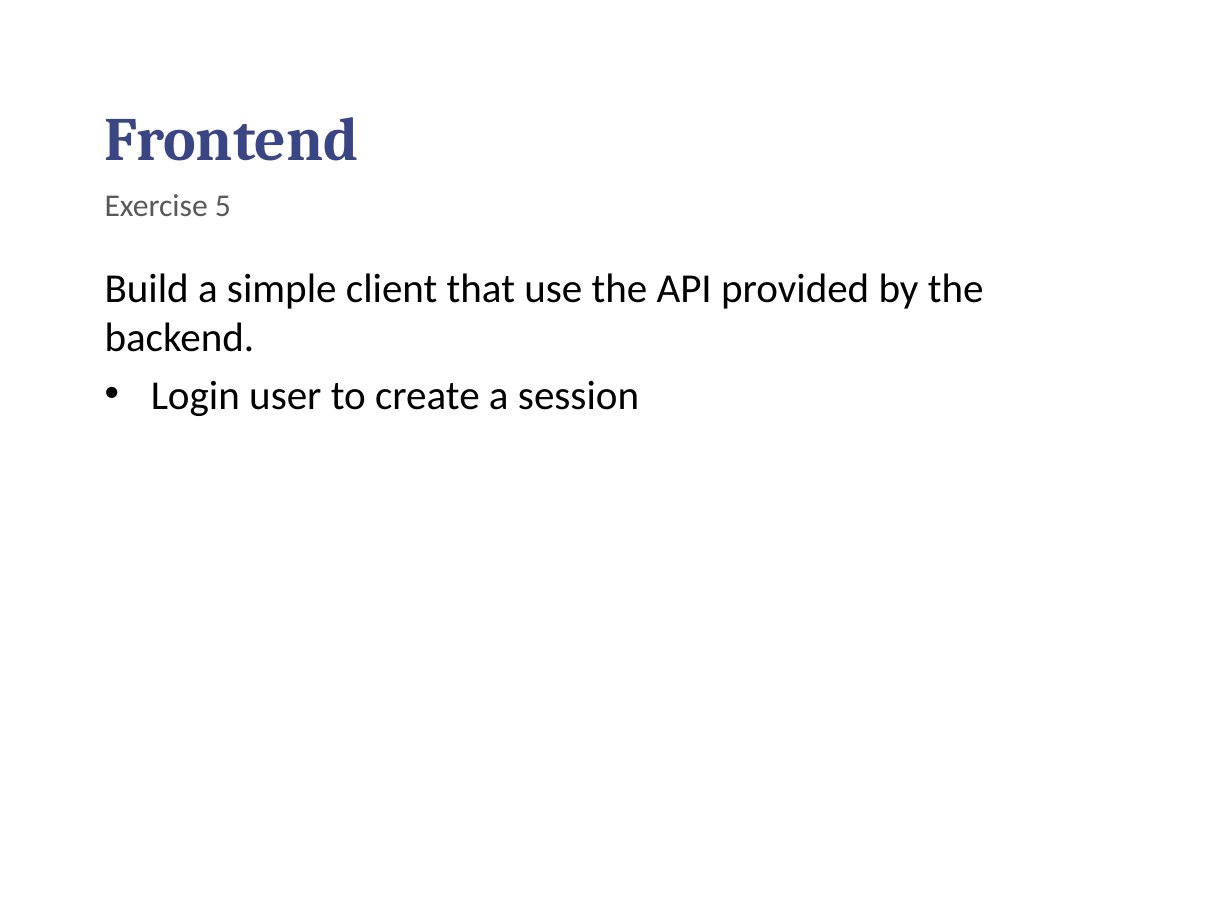
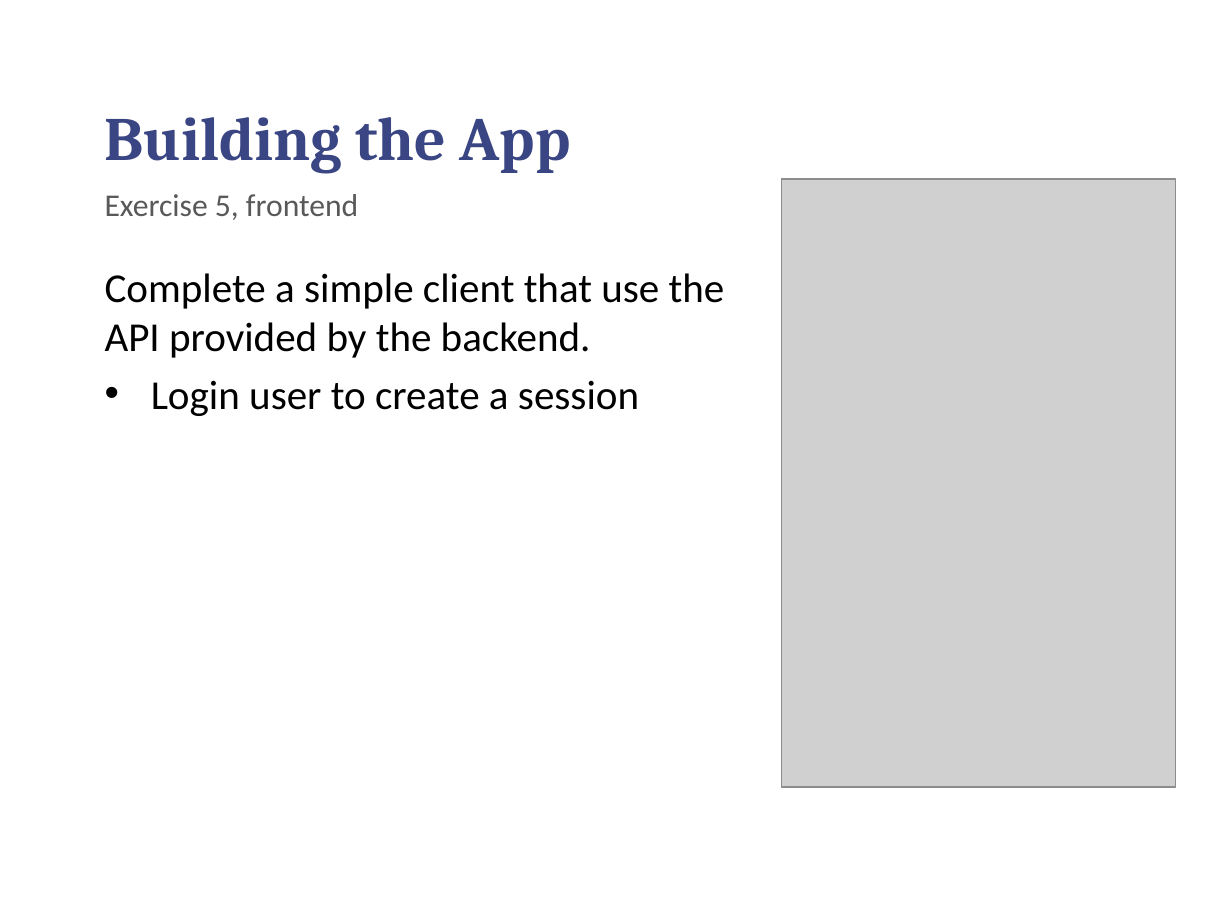
Before and after one commit to chilmers/cadec-healthcare-api-tutorial, a slide deck: slide 23 of Cadec-vårdens-apier.pptx (slide 22 before the commit). Drawn at 1232x924 pixels with LibreOffice and Linux fonts; fonts in the diff are those of the drawing; grey boxes stand for pictures; background and template pictures are left out. Boxes give left, top, right and bottom in pixels: in the first picture for what was removed or moved away, otherwise in the second. Text is boxed around its words. In the diff, an @@ line names an element or a change of style, - is before the commit and + after.

Commit message:
Updated ppt with SDK, Frontend and small changes

```diff
--- a/Cadec-vårdens-apier.pptx
+++ b/Cadec-vårdens-apier.pptx
@@ title at box(105, 117, 571, 174): text changed @@
-Frontend
+Building the App
@@ picture added at box(781, 179, 1175, 787) @@
@@ subtitle at box(105, 194, 358, 220): text changed @@
-Exercise 5
+Exercise 5, frontend
@@ text at box(105, 273, 725, 358): text changed @@
-Build a simple client that use the API provided by the backend.
+Complete a simple client that use the API provided by the backend.
```
Also in this commit, not shown: 4 other slides changed, 2 slides added.
